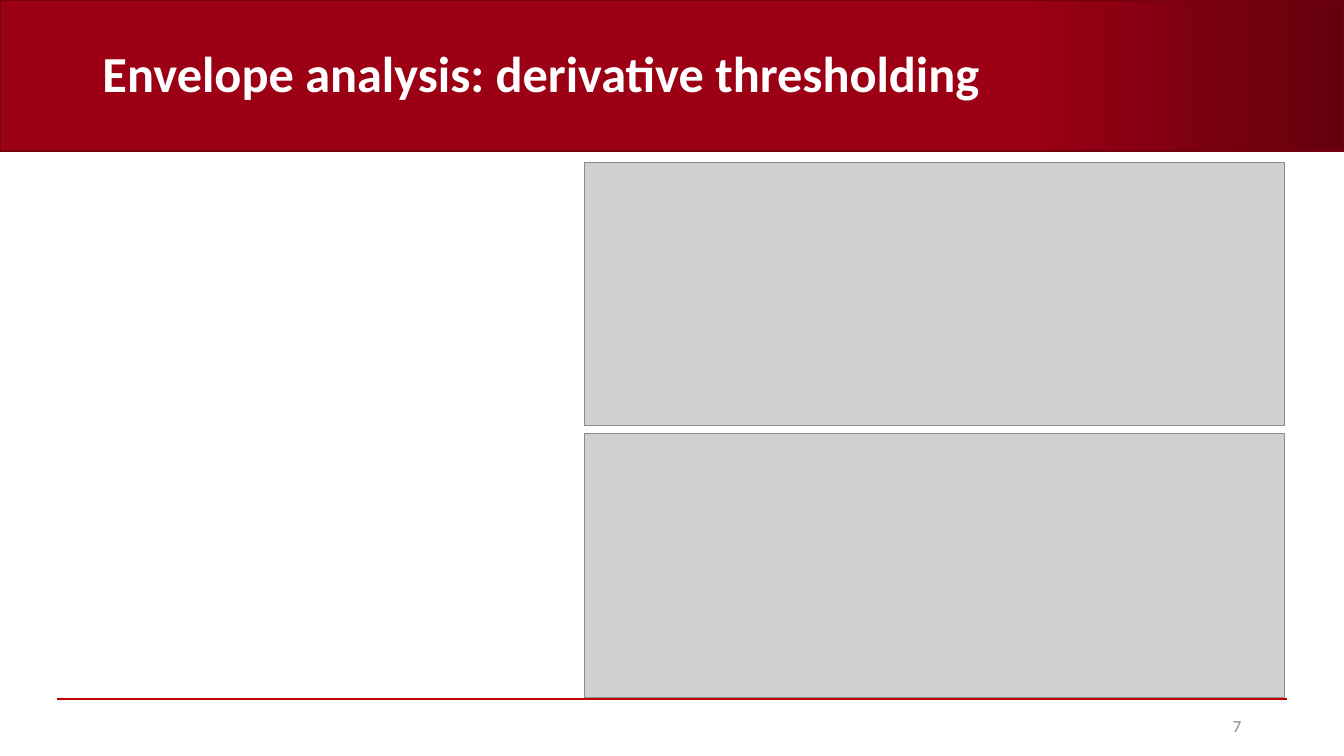
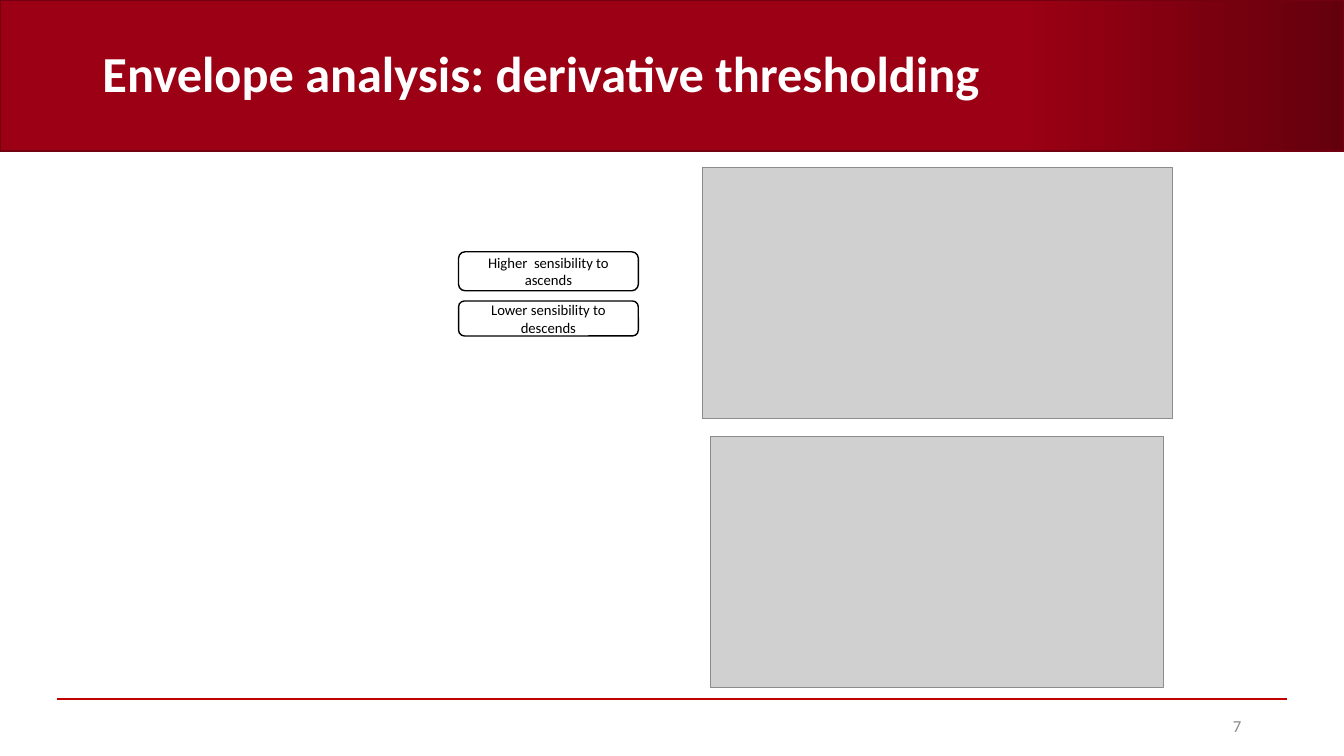
Before and after one commit to AndreaCorrado00/Tesi_magistrale_Corrado_Andrea, a slide deck: slide 7 of Documentation/7. Envelope analysis.pptx. Drawn at 1344x756 pixels with LibreOffice and Linux fonts; fonts in the diff are those of the drawing; grey boxes stand for pictures; background and template pictures are left out. Boxes give left, top, right and bottom in pixels: in the first picture for what was removed or moved away, otherwise in the second. Text is boxed around its words. In the diff, an @@ line names an element or a change of style, - is before the commit and + after.

```diff
--- a/Documentation/7. Envelope analysis.pptx
+++ b/Documentation/7. Envelope analysis.pptx
@@ picture: place and size @@
-picture at [584,162,1285,425]
+picture at [702,167,1172,419]
@@ rounded rectangle added at [459,252,638,291], fill #FFFFFF, outline #000000 1 pt, 10.5 pt, text #000000 @@
+Higher sensibility to ascends
@@ rectangle added at [603,240,627,257], fill #FFFFFF, outline #FFFFFF 1 pt @@
@@ rounded rectangle added at [459,301,638,337], fill #FFFFFF, outline #000000 1 pt, 10.5 pt, text #000000 @@
+Lower sensibility to descends
@@ picture: place and size @@
-picture at [584,434,1285,697]
+picture at [711,437,1164,689]
```
Also in this commit, not shown: 18 other slides changed, 11 slides added, 4 slides removed.
